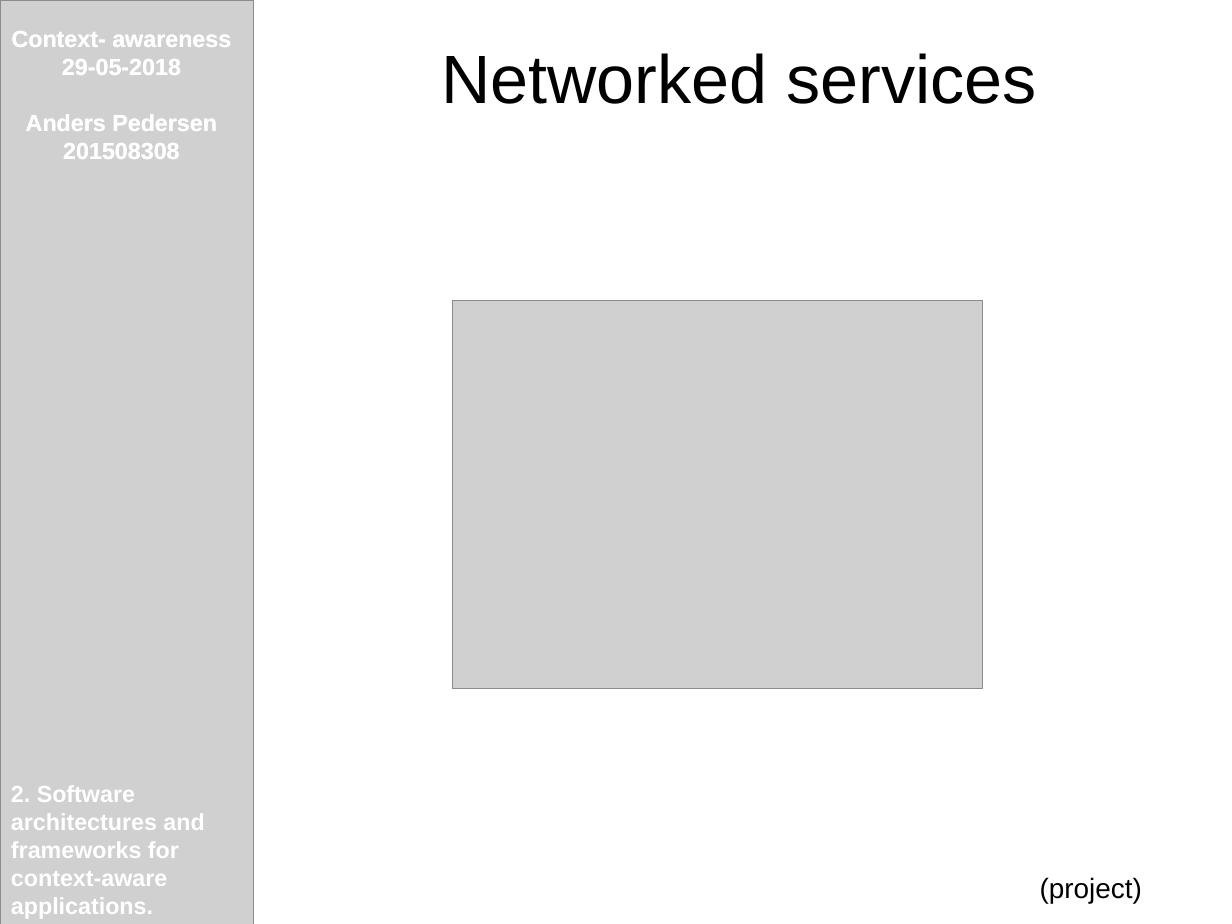
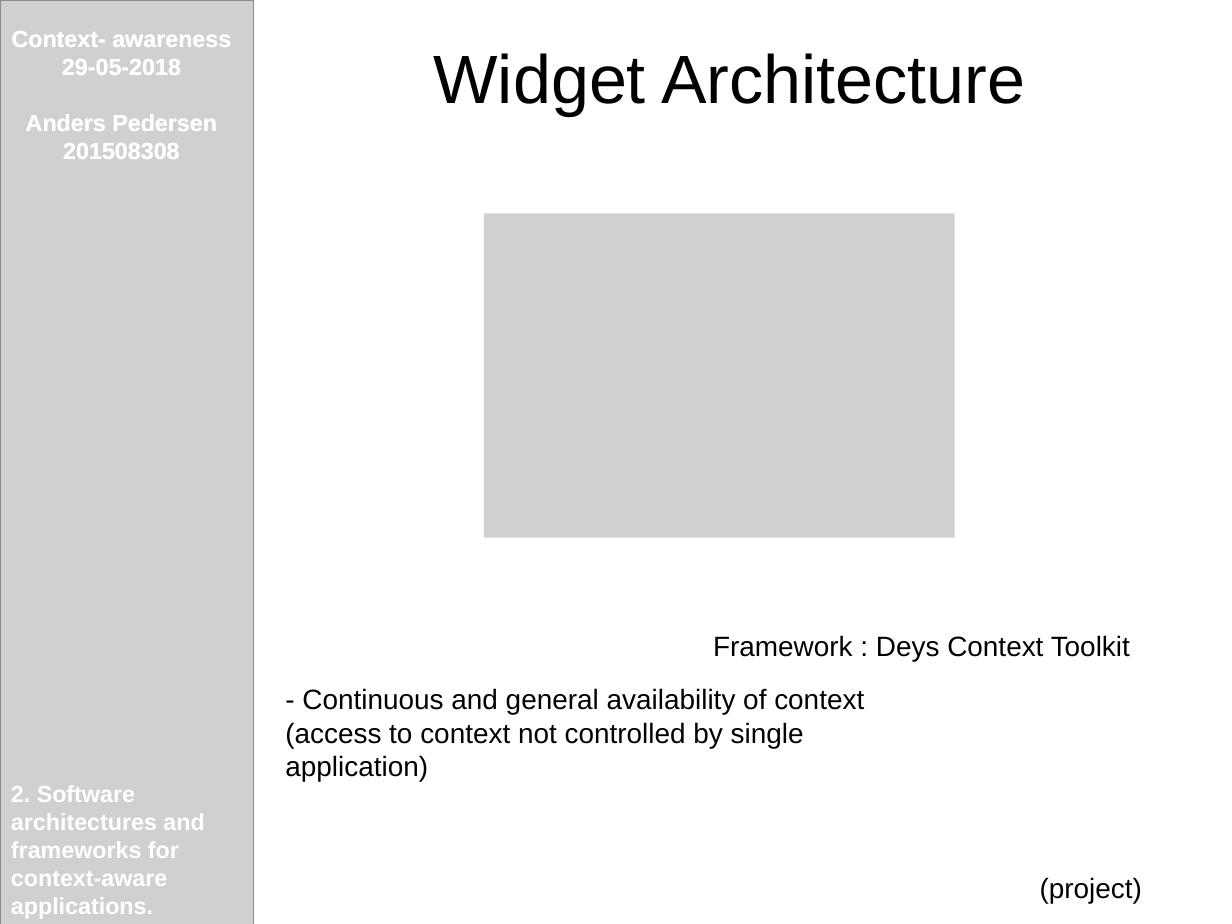
Before and after one commit to AndersHP/ContextAwarenessEksamen, a slide deck: slide 6 of 2SoftwareArchitecturesAndFrameworks .odp (slide 8 before the commit). Drawn at 1232x924 pixels with LibreOffice and Linux fonts; fonts in the diff are those of the drawing; grey boxes stand for pictures. Boxes give left, top, right and bottom in pixels: in the first picture for what was removed or moved away, otherwise in the second. Text is boxed around its words. In the diff, an @@ line names an element or a change of style, - is before the commit and + after.

```diff
--- a/2SoftwareArchitecturesAndFrameworks .odp
+++ b/2SoftwareArchitecturesAndFrameworks .odp
@@ text at [434,53,1025,116]: text changed @@
-Networked services
+Widget Architecture
@@ picture: place and size @@
-picture at [453,301,983,689]
+picture at [484,214,955,538]
@@ text added at [713,635,1130,661], 18 pt, text #000000 @@
+Framework : Deys Context Toolkit
@@ text added at [285,688,864,781], 18 pt, text #000000 @@
+- Continuous and general availability of context (access to context not controlled by single application)
```
Also in this commit, not shown: 2 other slides changed, 2 slides removed, 4 other files.
